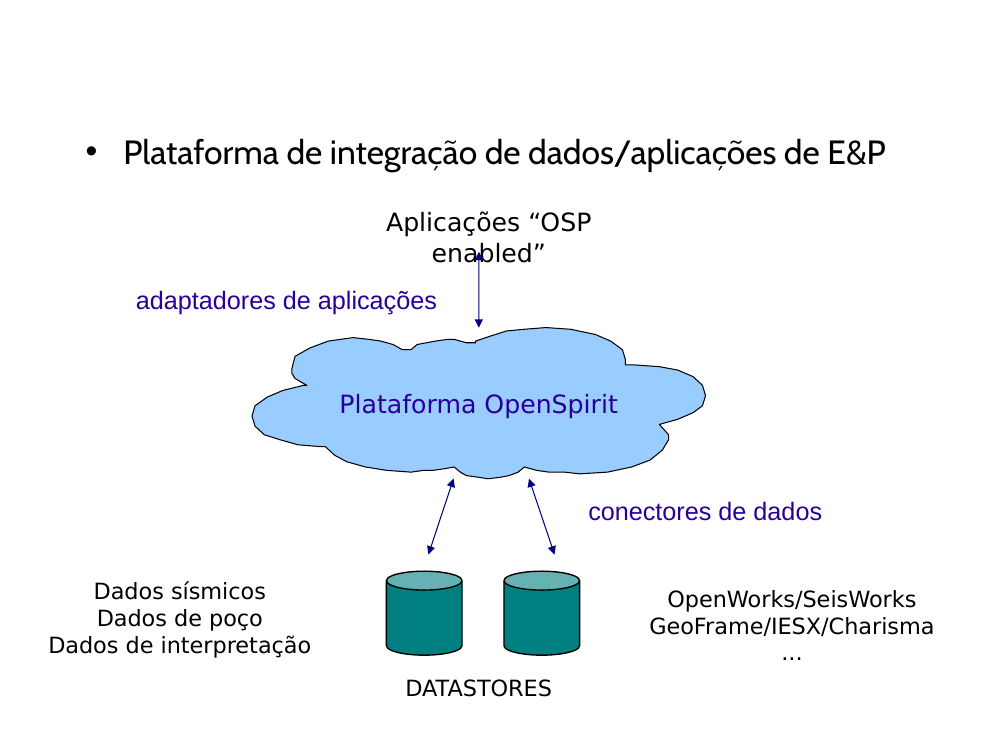
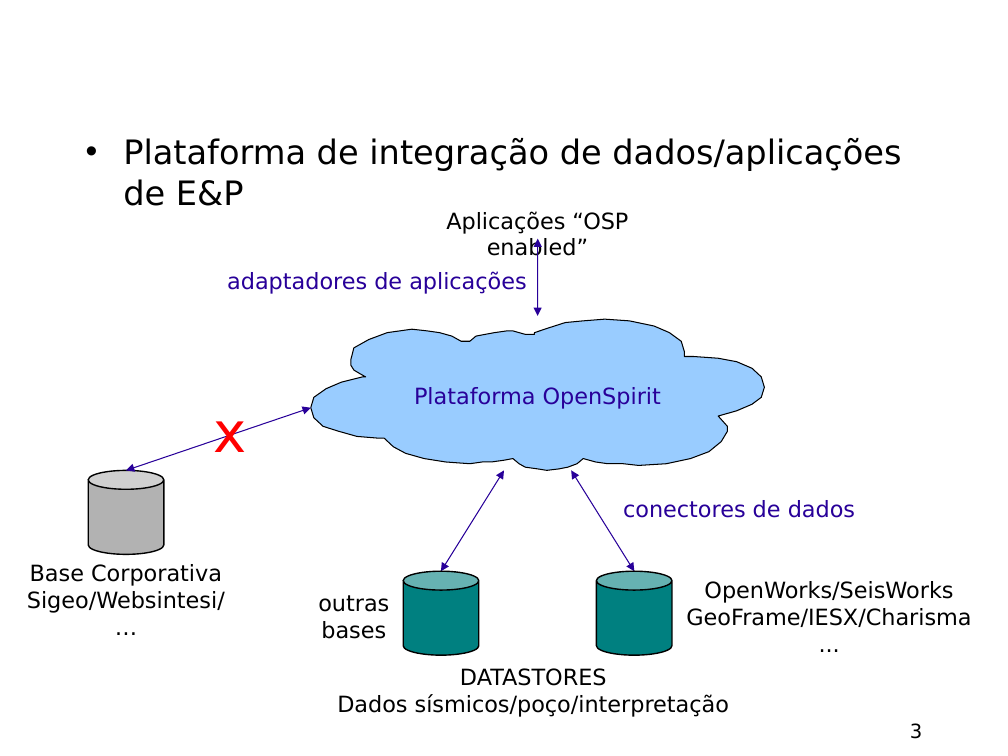
Before and after one commit to amadeubarbosa/openbus-core, a slide deck: slide 3 of docs/apresentacao/OpenBUS.ppt. Drawn at 1008x756 pixels with LibreOffice and Linux fonts; fonts in the diff are those of the drawing; background and template pictures are left out. Boxes give left, top, right and bottom in pixels: in the first picture for what was removed or moved away, otherwise in the second. Text is boxed around its words. In the diff, an @@ line names an element or a change of style, - is before the commit and + after.

```diff
--- a/docs/apresentacao/OpenBUS.ppt
+++ b/docs/apresentacao/OpenBUS.ppt
@@ text "Plataforma de integração de dados/aplicações ..." at [123, 138, 901, 206]: font Cabin to DejaVu Sans @@
@@ text "Aplicações “OSP enabled”" at [446, 211, 628, 261]: size 18 to 16 pt @@
@@ text "Aplicações “OSP enabled”": place and size @@
-text "Aplicações “OSP enabled”" at [386, 211, 591, 268]
+text "Aplicações “OSP enabled”" at [446, 211, 628, 261]
@@ double arrow moved from (479, 328) - (479, 252) to (537, 316) - (537, 239) @@
@@ double arrow (537, 316) - (537, 239): stroke #000080 0.74 pt to #280099 0.74 pt @@
@@ text "adaptadores de aplicações" at [227, 271, 526, 294]: size 18 to 16 pt, font Arial to DejaVu Sans @@
@@ text "adaptadores de aplicações": place and size @@
-text "adaptadores de aplicações" at [136, 290, 437, 315]
+text "adaptadores de aplicações" at [227, 271, 526, 294]
@@ freeform shape "Plataforma OpenSpirit": place and size @@
-freeform shape "Plataforma OpenSpirit" at [252, 328, 706, 479]
+freeform shape "Plataforma OpenSpirit" at [310, 320, 764, 471]
@@ freeform shape "Plataforma OpenSpirit" at [310, 320, 764, 471]: size 18 to 16 pt @@
@@ group added at [27, 407, 310, 613]: 2 texts, 1 cylinder, 1 double arrow @@
+Base Corporativa
+Sigeo/Websintesi/
+…
+x
@@ double arrow moved from (428, 554) - (454, 479) to (504, 471) - (440, 572) @@
@@ double arrow (504, 471) - (440, 572): stroke #000080 0.74 pt to #280099 0.74 pt @@
@@ double arrow moved from (554, 554) - (529, 479) to (572, 471) - (634, 572) @@
@@ double arrow (572, 471) - (634, 572): stroke #000080 0.74 pt to #280099 0.74 pt @@
@@ text "conectores de dados": place and size @@
-text "conectores de dados" at [588, 501, 822, 521]
+text "conectores de dados" at [623, 500, 855, 518]
@@ text "conectores de dados" at [623, 500, 855, 518]: size 18 to 16 pt, font Arial to DejaVu Sans @@
@@ text added at [318, 595, 389, 639], 16 pt, text #000000 @@
+outras
+bases
@@ cylinder: place and size @@
-cylinder at [386, 572, 462, 655]
+cylinder at [403, 572, 479, 655]
@@ cylinder: place and size @@
-cylinder at [504, 572, 580, 655]
+cylinder at [597, 572, 672, 655]
@@ text "OpenWorks/SeisWorks": place and size @@
-text "OpenWorks/SeisWorks" at [649, 590, 934, 636]
+text "OpenWorks/SeisWorks" at [686, 581, 971, 627]
@@ text at [337, 668, 729, 717]: text changed @@
-Dados sísmicos
-Dados de poço
-Dados de interpretação
+DATASTORES
+Dados sísmicos/poço/interpretação
@@ text removed at [405, 679, 552, 697] @@
-DATASTORES
@@ page number added at [910, 723, 922, 739], 14 pt, text #000000 @@
+3
```
Also in this commit, not shown: 22 other slides changed, 4 slides added, 1 slide removed.
